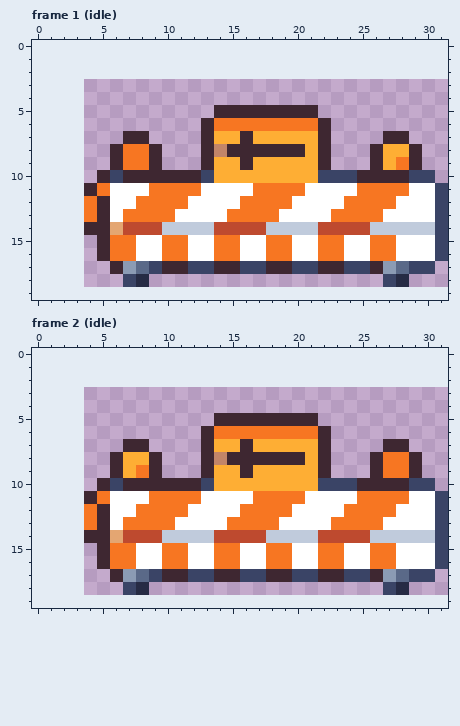
Pixel-art file: art/depths/construction@50.aseprite. The first picture shows the starting point.
28x16 pixels, 2 frames. Shown: frame 1 (idle), frame 2 (idle). The old version is drawn lined up with the new one, on the new canvas.
And afterwards:
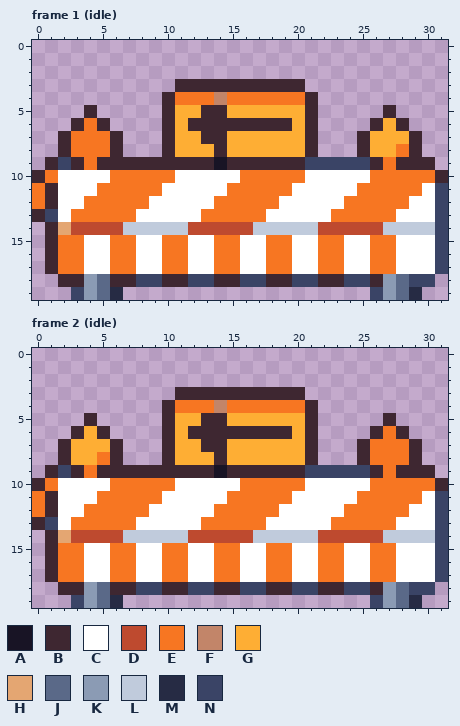
Palette (. is transparent): A #181425  B #3e2731  C #ffffff  D #be4a2f  E #f77622  F #c28569  G #feae34  H #e4a672  J #5a6988  K #8b9bb4  L #c0cbdc  M #262b44  N #3a4466
Difference:
canvas 28x16 -> 32x20, the old top-left corner now at 4,3
Changed rows in their new state; - is an unchanged pixel.
Frame 1 (idle):
first column x 0:
 3 -----------BBBBBBBBBB-----------
 4 ----------BEEEFEEEEEEB----------
 5 ----B-----BGGB-GGGGGG------B----
 6 ---BEB----BGB-BBBBBBGB.---BGB---
 7 --BEEEB..-BGG-B-G----B.--BGGGB--
 8 --BEEE-...BGGGBGGGGGGB.--BG-E---
 9 -BNBEB-BB-BBB-AB-BBBBNNNNN-EB-B-
10 BECCCCEEEEECCCCCEEEEECCCCCEEEEEB
11 EBCCC-EEE-CCC--EE---C--------E--
12 EBCC-EEE-CCC--EE---C--------E---
13 BNCE-EE-CCC--EE---C--------E----
14 -BHDDDDLLL--DD---L--------D-----
15 -BEECC--------------------------
16 -BEECC--------------------------
17 -BEECCEECCEECCEECCEECCEECCEECCCN
18 --BBKJBBNNBBNNBBNNBBNNBBNNBKJNN-
19 ---NKJM-------------------NKJM--
Frame 2 (idle):
first column x 0:
 3 -----------BBBBBBBBBB-----------
 4 ----------BEEEFEEEEEEB----------
 5 ----B-----BGGB-GGGGGG------B----
 6 ---BGB----BGB-BBBBBBGB.---BEB---
 7 --BGGGB..-BGG-B-G----B.--BEEEB--
 8 --BGGE-...BGGGBGGGGGGB.--BE-----
 9 -BNBEB-BB-BBB-AB-BBBBNNNNN--B-B-
10 BECCCCEEEEECCCCCEEEEECCCCCEEEEEB
11 EBCCC-EEE-CCC--EE---C--------E--
12 EBCC-EEE-CCC--EE---C--------E---
13 BNCE-EE-CCC--EE---C--------E----
14 -BHDDDDLLL--DD---L--------D-----
15 -BEECC--------------------------
16 -BEECC--------------------------
17 -BEECCEECCEECCEECCEECCEECCEECCCN
18 --BBKJBBNNBBNNBBNNBBNNBBNNBKJNN-
19 ---NKJM-------------------NKJM--
Where, in picture pixels (left, top, right, bottom), the same in both pictures:
changed: (32, 79, 448, 300)
changed: (32, 387, 448, 608)
